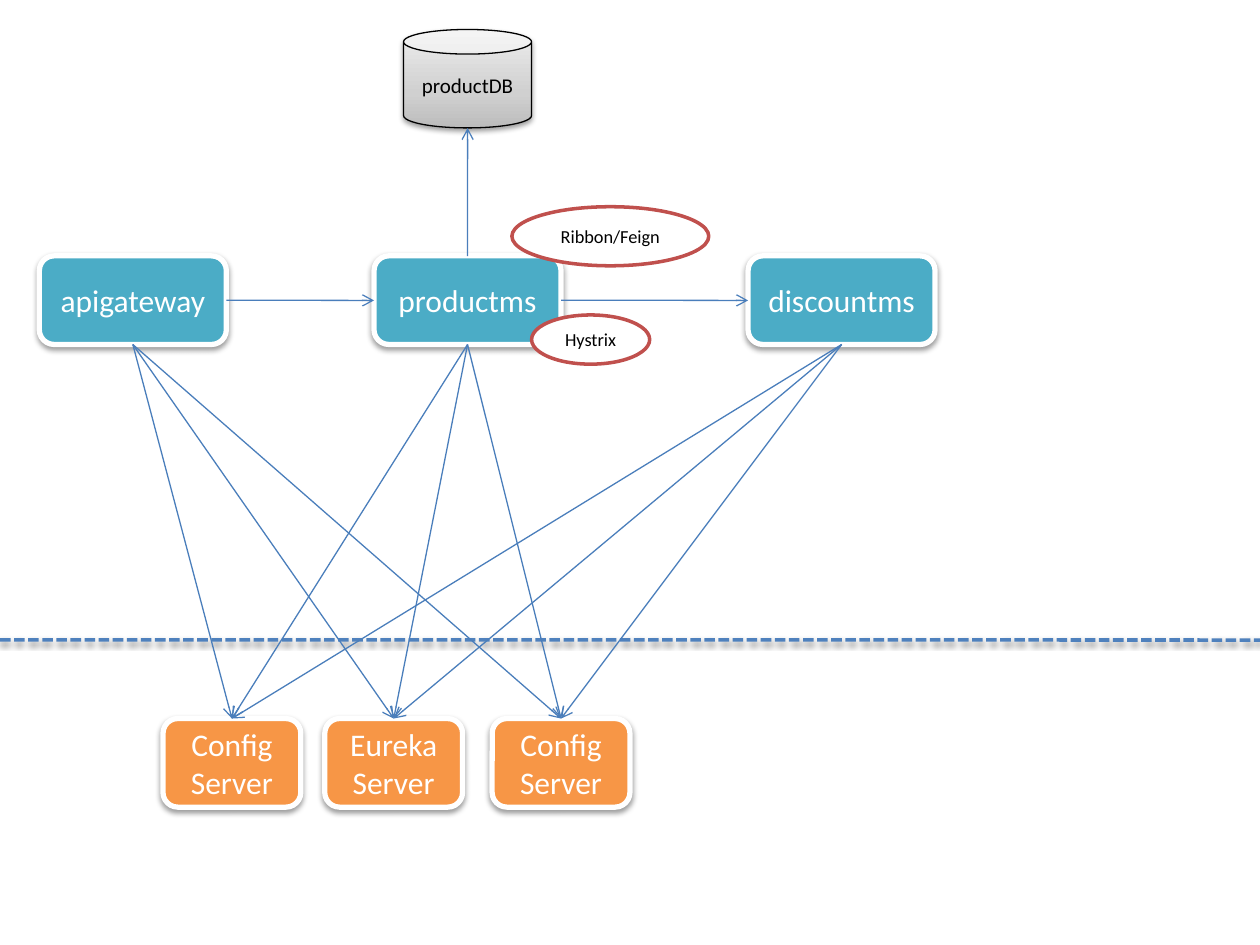
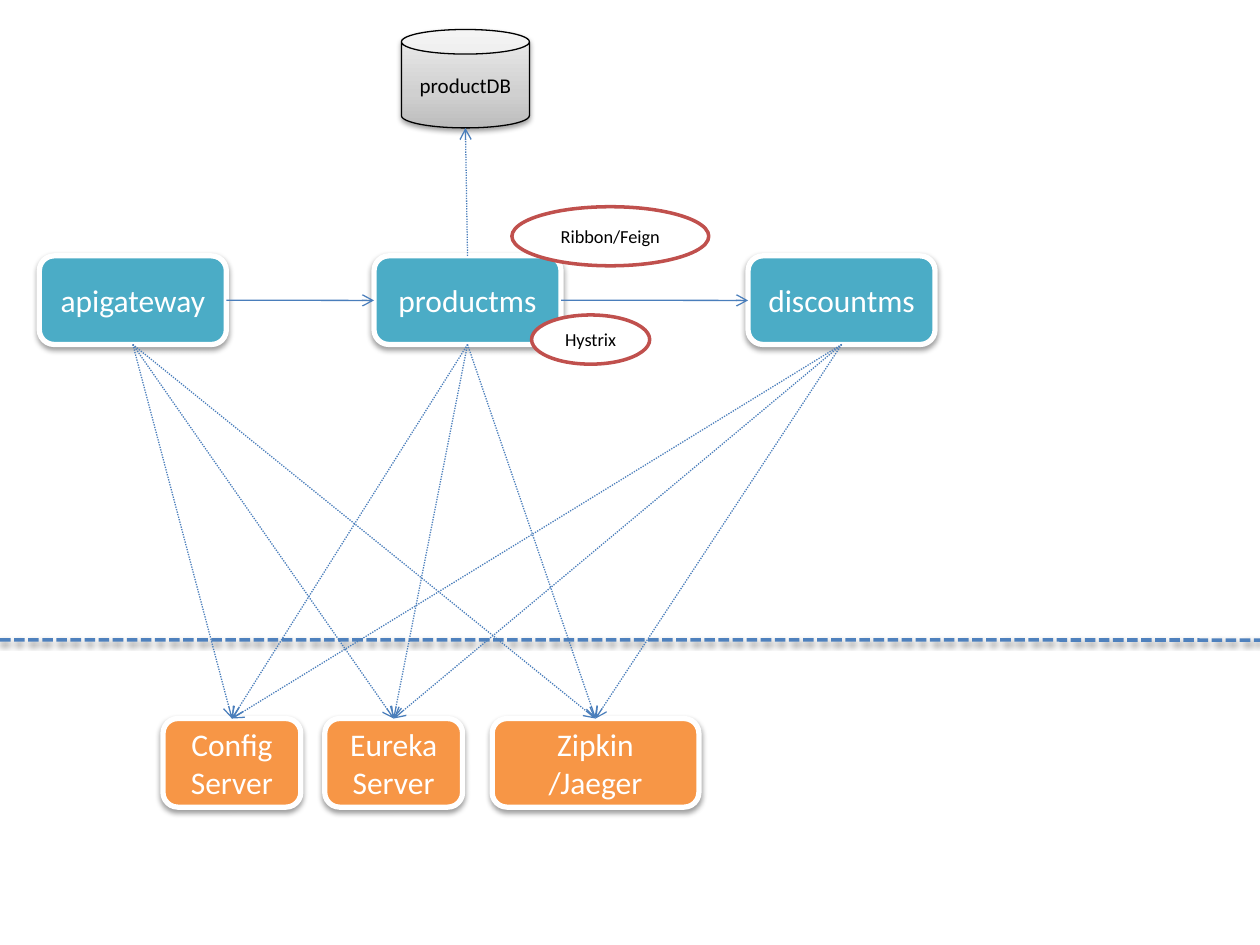
Before and after one commit to kapilraina/kolkata2020labs, a slide deck: slide 1 of Lab-Designs.pptx. Drawn at 1260x945 pixels with LibreOffice and Linux fonts; fonts in the diff are those of the drawing. Boxes give left, top, right and bottom in pixels: in the first picture for what was removed or moved away, otherwise in the second. Text is boxed around its words. In the diff, an @@ line names an element or a change of style, - is before the commit and + after.

Commit message:
updated design

```diff
--- a/Lab-Designs.pptx
+++ b/Lab-Designs.pptx
@@ arrow (467, 256) - (465, 129): stroke #4B7EBC 0.75 pt to #4B7EBC 0.75 pt dashed @@
@@ arrow (132, 344) - (232, 718): stroke #4B7EBC 0.75 pt to #4B7EBC 0.75 pt dashed @@
@@ arrow (132, 344) - (393, 718): stroke #4B7EBC 0.75 pt to #4B7EBC 0.75 pt dashed @@
@@ arrow moved from (132, 344) - (561, 718) to (132, 344) - (596, 718) @@
@@ arrow (132, 344) - (596, 718): stroke #4B7EBC 0.75 pt to #4B7EBC 0.75 pt dashed @@
@@ arrow (467, 344) - (232, 718): stroke #4B7EBC 0.75 pt to #4B7EBC 0.75 pt dashed @@
@@ arrow (842, 344) - (232, 718): stroke #4B7EBC 0.75 pt to #4B7EBC 0.75 pt dashed @@
@@ arrow (842, 344) - (393, 718): stroke #4B7EBC 0.75 pt to #4B7EBC 0.75 pt dashed @@
@@ arrow (467, 344) - (393, 718): stroke #4B7EBC 0.75 pt to #4B7EBC 0.75 pt dashed @@
@@ arrow moved from (467, 344) - (561, 718) to (467, 344) - (596, 718) @@
@@ arrow (467, 344) - (596, 718): stroke #4B7EBC 0.75 pt to #4B7EBC 0.75 pt dashed @@
@@ arrow moved from (842, 344) - (561, 718) to (842, 344) - (596, 718) @@
@@ arrow (842, 344) - (596, 718): stroke #4B7EBC 0.75 pt to #4B7EBC 0.75 pt dashed @@
@@ rounded rectangle "Zipkin /Jaeger": place and size @@
-rounded rectangle "Zipkin /Jaeger" at (493, 718, 630, 806)
+rounded rectangle "Zipkin /Jaeger" at (493, 718, 699, 806)
@@ text in rounded rectangle at (549, 734, 642, 800): text changed @@
-Config Server
+Zipkin /Jaeger
```
